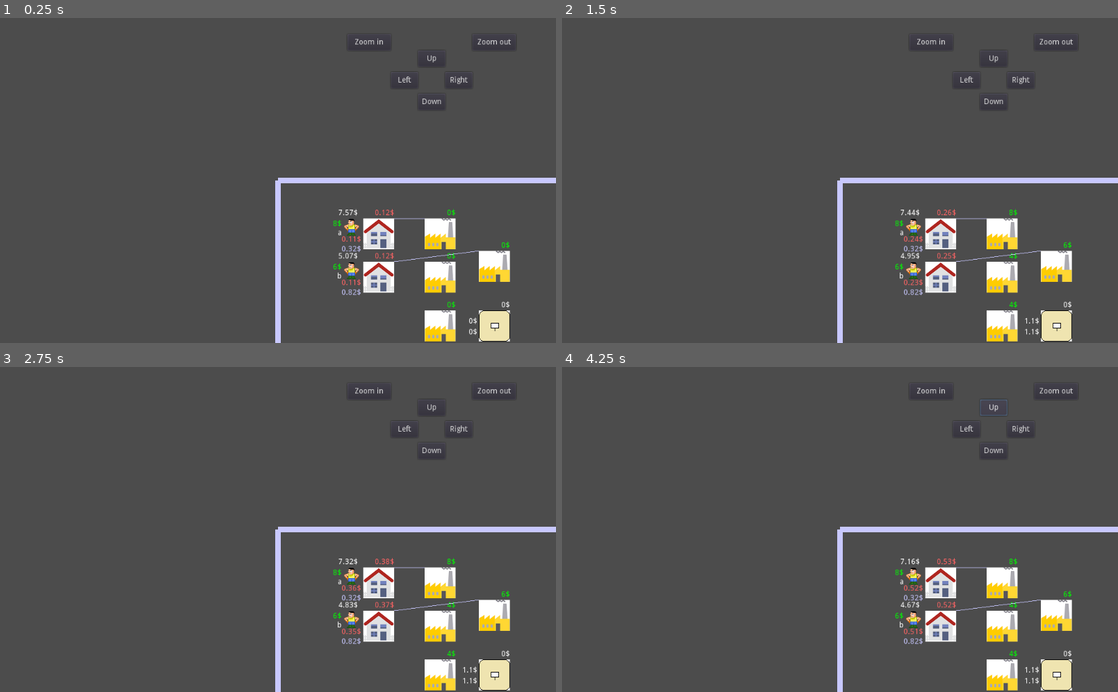
Above: before the commit, frames 1-4 (two rows, left to right).
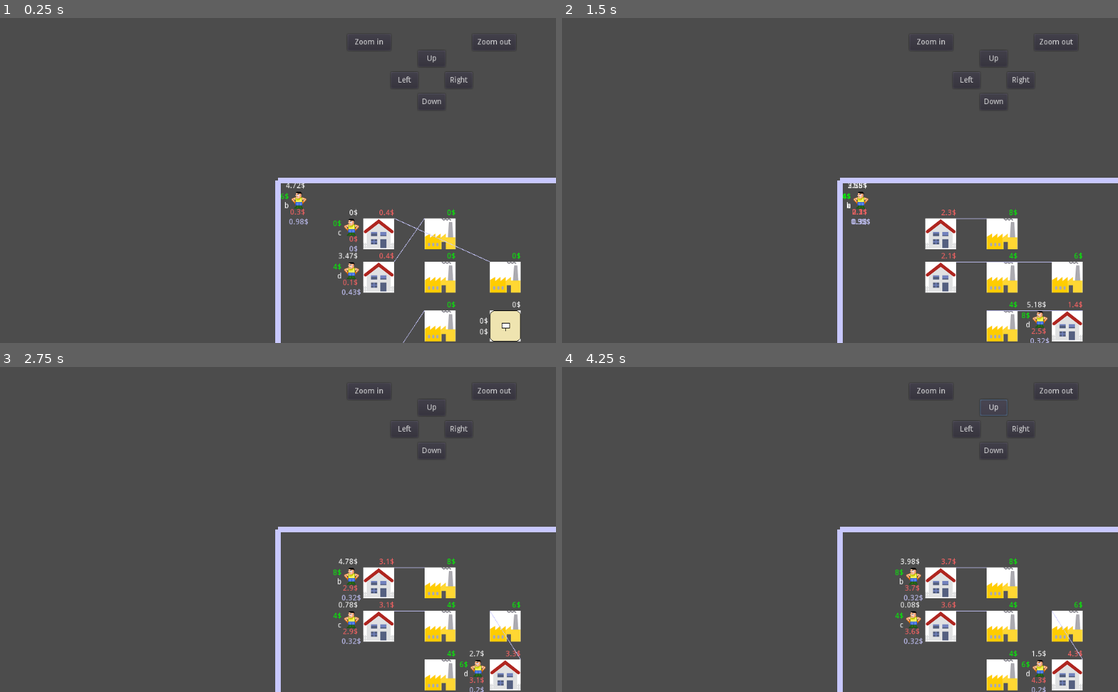
Above: after the commit, the same moments.

Repository: carlostgit/Houses
Game: Godot game, scene res://World.tscn
The game is run twice, just before and just after one commit, with the same random seed, the same clock (stepped at 60 frames per second) and the same inputs.
Inputs (mouse positions are in pixels of both pictures, inside the frame that each line leads up to; where the layout moved, square brackets give the same spot in the first picture):
- Up to frame 1 (0.25 s): no input
- Up to frame 2 (1.5 s): click (940, 232) at 0.52 s; click (1067, 326) [1056, 326] at 1.25 s
- Up to frame 3 (2.75 s): click (350, 575) at 2.02 s
- Up to frame 4 (4.25 s): click "Down" at 2.75 s; click "Up" at 3.5 s

The runs differ from the first frame. In frame 1, 1.9% of the frame differs, in the area x 50-94%, y 50-100%; in frame 2, 2.5%; in frame 3, 2.0%; in frame 4, 2.0%.

Commit message:
cambios en la manera de hacer la estimación del precio de la posible casa en Yard

Diff:
--- a/House.gd
+++ b/House.gd
@@ -96,7 +96,7 @@
 func increase_rent() -> void:
 	if (get_worker()):
 		var old_rent:float = get_rent()
-		var step:float = 0.01
+		var step:float = 0.1
 		var new_rent:float = old_rent + step
 		var discretional_income:float = get_worker().calculate_discretional_income()
 
@@ -191,7 +191,7 @@
 					break
 
 			if best_house != self:
-				var discount_step:float = 0.01
+				var discount_step:float = 0.1
 
 				var new_rent:float = get_rent() - discount_step
 				if new_rent < self._minimum_rent:
--- a/World.tscn
+++ b/World.tscn
@@ -35,6 +35,12 @@
 position = Vector2( 60, 230 )
 _name = "c"
 
+[node name="Worker4" parent="." groups=[
+"workers",
+] instance=ExtResource( 3 )]
+position = Vector2( 60, 320 )
+_name = "d"
+
 [node name="House" parent="." groups=[
 "houses",
 ] instance=ExtResource( 4 )]
@@ -71,7 +77,7 @@
 [node name="Factory10" parent="." groups=[
 "factories",
 ] instance=ExtResource( 5 )]
-position = Vector2( 370, 130 )
+position = Vector2( 390, 150 )
 _salary = 6.0
 
 [node name="Factory4" parent="." groups=[
@@ -137,7 +143,7 @@
 [node name="Yard" parent="." groups=[
 "yards",
 ] instance=ExtResource( 6 )]
-position = Vector2( 370, 240 )
+position = Vector2( 390, 240 )
 [connection signal="timeout" from="TimerShortHomeless" to="." method="_on_TimerShortHomeless_timeout"]
 [connection signal="button_down" from="HUD/ButtonDown" to="Camera2D" method="_on_ButtonDown_button_down"]
 [connection signal="button_up" from="HUD/ButtonDown" to="Camera2D" method="_on_ButtonDown_button_up"]
--- a/Yard.gd
+++ b/Yard.gd
@@ -15,7 +15,7 @@
 # Called when the node enters the scene tree for the first time.
 func _ready():
 	_world = get_node("../../World")
-	_house.set_position(Vector2(0,0))
+	_house.set_position(self.get_position())
 
 #	_house.add_to_group("houses")
 	_house.hide()
@@ -55,12 +55,12 @@
 	var land_cost_rounded:float = stepify(land_cost, 0.01)
 	$LandCostLabel.set_text(str(land_cost_rounded)+"$")
 
-	var expected_rent:float = self.estimate_payable_rent()
+	var expected_rent:float = self.get_estimated_payable_rent()
 	var expected_rent_rounded:float = stepify(expected_rent, 0.01)
 	$ExpectedRentLabel.set_text(str(expected_rent_rounded)+"$")
 
 
-func estimate_payable_rent() -> float:
+func calculate_estimated_payable_rent() -> float:
 #	assert(false) #tengo pendiente debugear este metodo
 	#solo cuando todavía se tiene inquilino
 	var estimated_payable_rent:float = 0.0
@@ -91,5 +91,58 @@
 
 	return estimated_payable_rent
 
+func adjust_estimated_payable_rent() -> float:
+#	assert(false) #tengo pendiente debugear este metodo
+	#solo cuando todavía se tiene inquilino
+	var estimated_payable_rent:float = self.get_estimated_payable_rent()
+
+	var max_count:int = 10
+	var count:int = 0
+	var best_house:Node2D = self.get_house()
+#	while best_house == self.get_house():
+	var num_increasing_steps:int = 0
+	var num_decreasing_steps:int = 0
+	while count < max_count:
+#		Tengo que cambiar esto:
+#		self.get_house().set_rent(estimated_payable_rent)
+		self.set_estimated_payable_rent(estimated_payable_rent)
+#		En vez de set_rent, debería usar _estimated_payable_rent
+#		Y cambiar _world.find_best_house_factory_available_with_prospective_house
+#		para que lo use
+		for asking_worker in _world.get_workers():
+			var asking_worker_factory:Node2D = asking_worker.get_factory()
+			var best_house_factory:Dictionary  = _world.find_best_house_factory_available_with_prospective_house(asking_worker_factory, asking_worker, self)
+			best_house = best_house_factory.get("house") as Node2D
+			if best_house and best_house == self.get_house():
+				break
+
+		if best_house == self.get_house():
+			estimated_payable_rent += 0.1
+			num_increasing_steps += 1
+		else:
+			estimated_payable_rent -= 0.1
+			num_decreasing_steps += 1
+
+		count += 1
+
+		if (num_increasing_steps>1 and num_decreasing_steps>=1):
+			break
+		if (num_increasing_steps>=1 and num_decreasing_steps>1):
+			break
+
+
+	return estimated_payable_rent
+
+
+func build_house() -> void:
+	self._house.add_to_group("houses")
+	self._house.show()
+	self.queue_free()
+
 func _on_TimerUpdateLabel_timeout():
+#	self.calculate_estimated_payable_rent()
+	self.adjust_estimated_payable_rent()
 	update_labels()
+
+func _on_YardTexture_pressed():
+	build_house()
--- a/Yard.tscn
+++ b/Yard.tscn
@@ -38,4 +38,5 @@
 text = "0$"
 align = 2
 valign = 1
+[connection signal="pressed" from="YardTexture" to="." method="_on_YardTexture_pressed"]
 [connection signal="timeout" from="TimerUpdateLabel" to="." method="_on_TimerUpdateLabel_timeout"]
